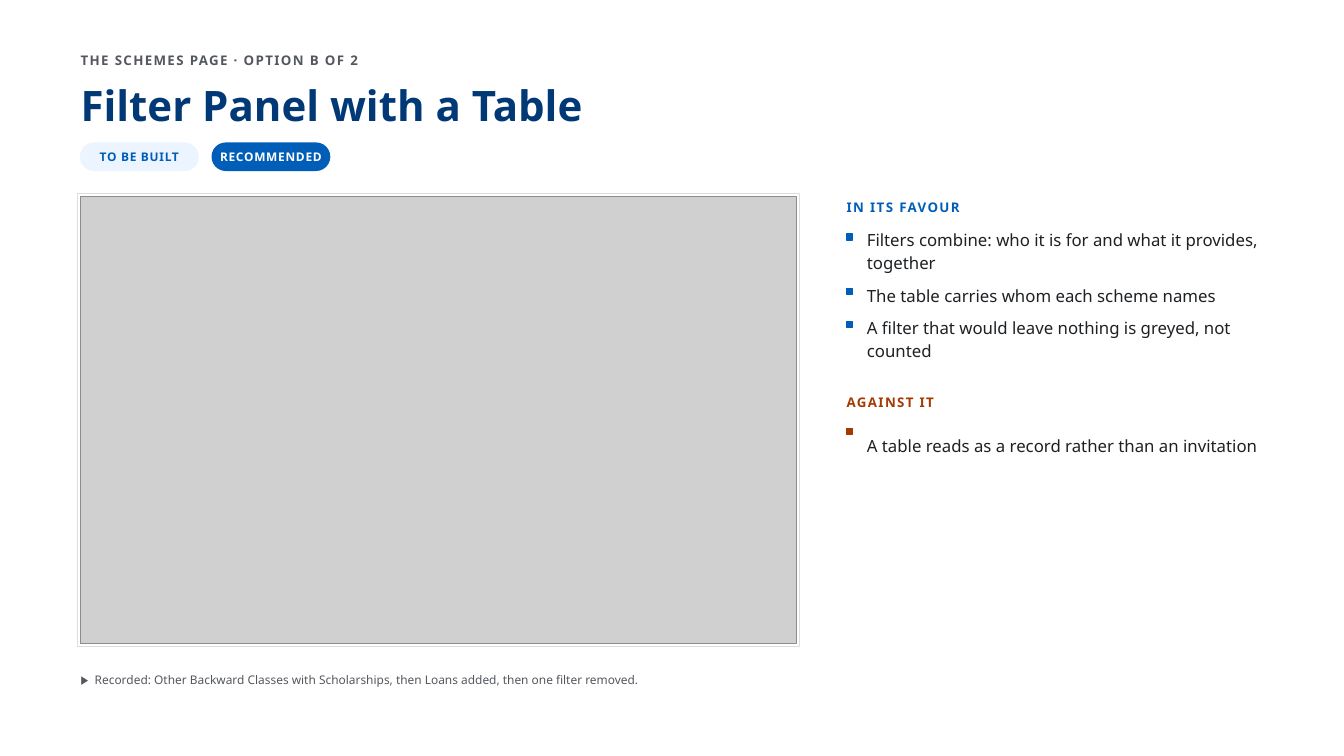
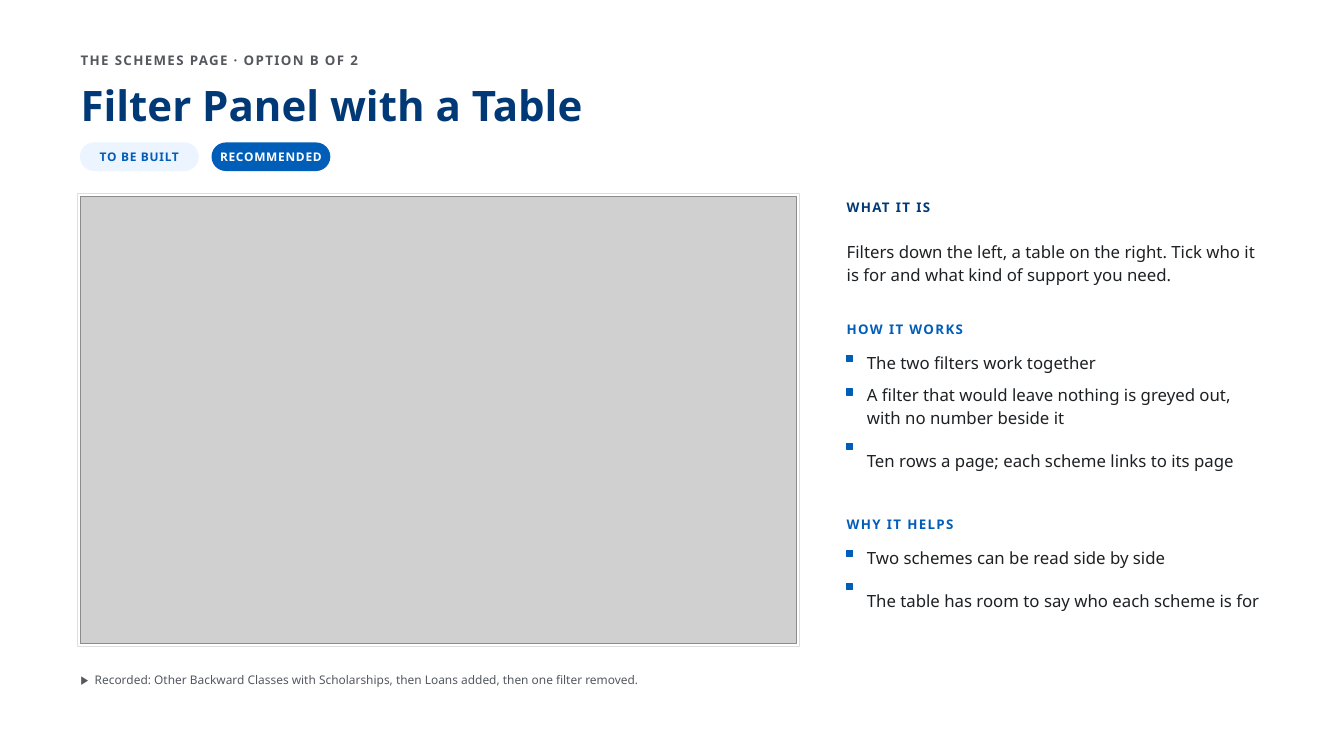
Before and after one commit to AkashShivanand/mosje, a slide deck: slide 9 of docs/plans/MoSJE-Service-Discovery-Options.pptx. Drawn at 1344x756 pixels with LibreOffice and Linux fonts; fonts in the diff are those of the drawing; grey boxes stand for pictures. Boxes give left, top, right and bottom in pixels: in the first picture for what was removed or moved away, otherwise in the second. Text is boxed around its words. In the diff, an @@ line names an element or a change of style, - is before the commit and + after.

Commit message:
feat(service-discovery): the deck in plain words, the earlier Schemes layouts, and a data-sources report
The option pages lose their verdicts, as the review asked: each says what
the option is, how it works and why it helps, in words a school-leaver can
read. The Two Questions answer shows both choices, three schemes with a
View details link each and no apply button, and one link to the Schemes
page filtered to the same answers. One Tap opens with a band for the one
portal or helpline the Department runs for the chosen group, where it has
one, with a link only where the site answered when checked. The scheme
type comes off every card and row: every scheme here is centrally backed.

The two Schemes-page options return to the layouts from before the review
with the review's asks applied — two filters, no counts, greyed filters,
paged results — reading every field from the master, with the row of
faces on one grid and a fixed label height so it aligns.

docs/research/service-discovery-data-sources.md is generated from the
master: every group, kind of support, portal, link and scheme with its
source, the link checks of 9 September, and what is still unverified.
Both before/after pages now carry their pictures inside the file. The
renderer draws a video's poster frame so the PDF shows every screen.

```diff
--- a/docs/plans/MoSJE-Service-Discovery-Options.pptx
+++ b/docs/plans/MoSJE-Service-Discovery-Options.pptx
@@ text at (x1=847, y1=197, x2=1263, y2=219): text changed; text colour #005EB9 to #003975 @@
-IN ITS FAVOUR
+WHAT IT IS
@@ text added at (x1=847, y1=245, x2=1254, y2=285), 12 pt, text #1E2124 @@
+Filters down the left, a table on the right. Tick who it is for and what kind of support you need.
@@ text at (x1=847, y1=324, x2=883, y2=334): text changed; size 12 to 9.5 pt; text colour #1E2124 to #005EB9; bold on @@
-Filters combine: who it is for and what it provides, together
+HOW IT WORKS
@@ rectangle moved from (x1=847, y1=288, x2=853, y2=294) to (x1=847, y1=356, x2=853, y2=362) @@
@@ text at (x1=867, y1=356, x2=1096, y2=373): text changed @@
-The table carries whom each scheme names
+The two filters work together
@@ rectangle moved from (x1=847, y1=322, x2=853, y2=328) to (x1=847, y1=389, x2=853, y2=395) @@
@@ text at (x1=867, y1=388, x2=1230, y2=424): text changed @@
-A filter that would leave nothing is greyed, not counted
+A filter that would leave nothing is greyed out, with no number beside it
@@ text removed at (x1=847, y1=391, x2=1263, y2=413) @@
-AGAINST IT
@@ rectangle moved from (x1=847, y1=429, x2=853, y2=435) to (x1=847, y1=444, x2=853, y2=450) @@
@@ rectangle at (x1=847, y1=444, x2=853, y2=450): fill #A43A00 to #005EB9; outline #A43A00 1 pt to #005EB9 1 pt @@
@@ text added at (x1=867, y1=454, x2=1234, y2=471), 12 pt, text #1E2124 @@
+Ten rows a page; each scheme links to its page
@@ text at (x1=847, y1=519, x2=953, y2=529): text changed; size 12 to 9.5 pt; text colour #1E2124 to #005EB9; bold on @@
-A table reads as a record rather than an invitation
+WHY IT HELPS
@@ rectangle moved from (x1=847, y1=234, x2=853, y2=240) to (x1=847, y1=551, x2=853, y2=557) @@
@@ text added at (x1=867, y1=551, x2=1165, y2=568), 12 pt, text #1E2124 @@
+Two schemes can be read side by side
@@ rectangle added at (x1=847, y1=584, x2=853, y2=590), fill #005EB9, outline #005EB9 1 pt @@
@@ text added at (x1=867, y1=594, x2=1259, y2=611), 12 pt, text #1E2124 @@
+The table has room to say who each scheme is for
```
Also in this commit, not shown: 11 other slides changed, 59 other files.
